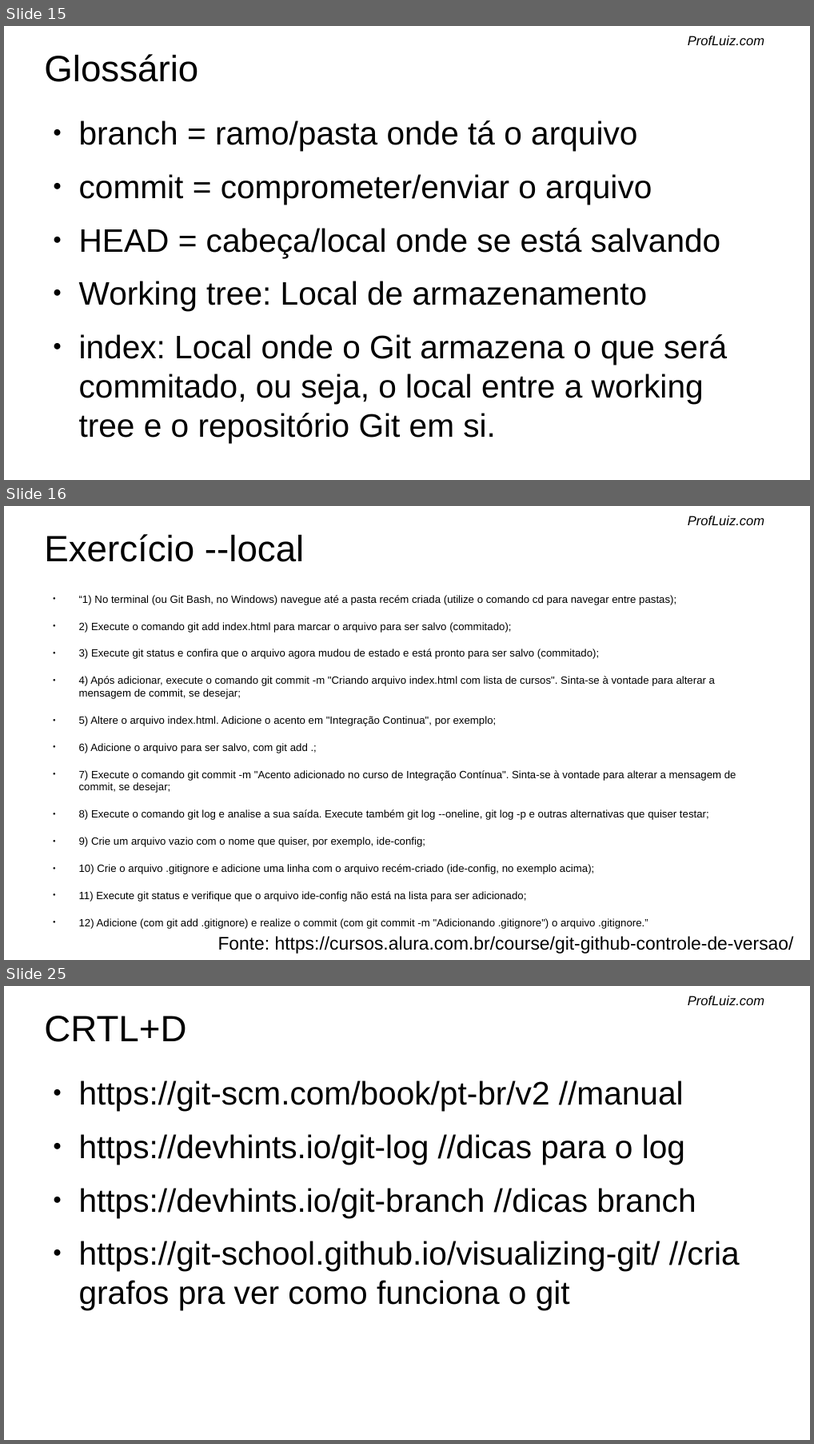
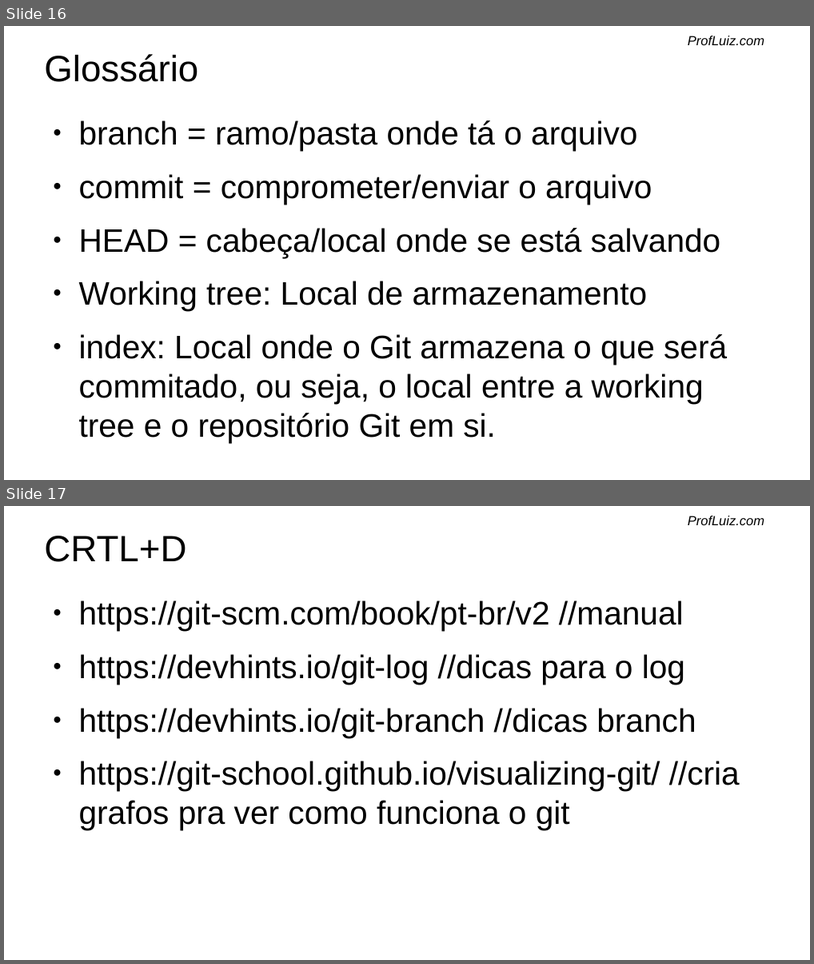
Before and after one commit to SenacSCST5/testes, a slide deck: git.odp. Shown one above the other, each under a label of ours: slides 15, 16 and 25 before the commit, slides 16 and 17 after it; the slides between them are not shown. The pictures are 814x1444 and 814x964 pixels, drawn with LibreOffice and Linux fonts; fonts in the diff are those of the drawing; background and template pictures are left out. Boxes give left, top, right and bottom in pixels: in the first picture for what was removed or moved away, otherwise in the second. Text is boxed around its words. In the diff, an @@ line names an element or a change of style, - is before the commit and + after.

```diff
--- a/git.odp
+++ b/git.odp
@@ slide 16 removed at (4, 506, 810, 960), background #FFFFFF; not listed: 1 template element that a slide beside it also shows @@
@@ title removed at (44, 534, 304, 562) @@
-Exercício --local
@@ text removed at (79, 595, 737, 901) @@
-● “1) No terminal (ou Git Bash, no Windows) navegue até a pasta recém criada (utilize o comando cd para navegar entre pastas);
-● 2) Execute o comando git add index.html para marcar o arquivo para ser salvo (commitado);
-● 3) Execute git status e confira que o arquivo agora mudou de estado e está pronto para ser salvo (commitado);
-● 4) Após adicionar, execute o comando git commit -m "Criando arquivo index.html com lista de cursos". Sinta-se à vontade para alterar a mensagem de commit, se desejar;
-● 5) Altere o arquivo index.html. Adicione o acento em "Integração Continua", por exemplo;
-● 6) Adicione o arquivo para ser salvo, com git add .;
-● 7) Execute o comando git commit -m "Acento adicionado no curso de Integração Contínua". Sinta-se à vontade para alterar a mensagem de commit, se desejar;
-● 8) Execute o comando git log e analise a sua saída. Execute também git log --oneline, git log -p e outras alternativas que quiser testar;
-● 9) Crie um arquivo vazio com o nome que quiser, por exemplo, ide-config;
-● 10) Crie o arquivo .gitignore e adicione uma linha com o arquivo recém-criado (ide-config, no exemplo acima);
-● 11) Execute git status e verifique que o arquivo ide-config não está na lista para ser adicionado;
-● 12) Adicione (com git add .gitignore) e realize o commit (com git commit -m "Adicionando .gitignore") o arquivo .gitignore.”
@@ text removed at (218, 936, 794, 953) @@
-Fonte: https://cursos.alura.com.br/course/git-github-controle-de-versao/
@@ what was slide 15 is now slide 16 @@
@@ what was slide 25 is now slide 17 @@
```
Also in this commit, not shown: 7 slides changed, 3 slides added, 10 other slides removed.
